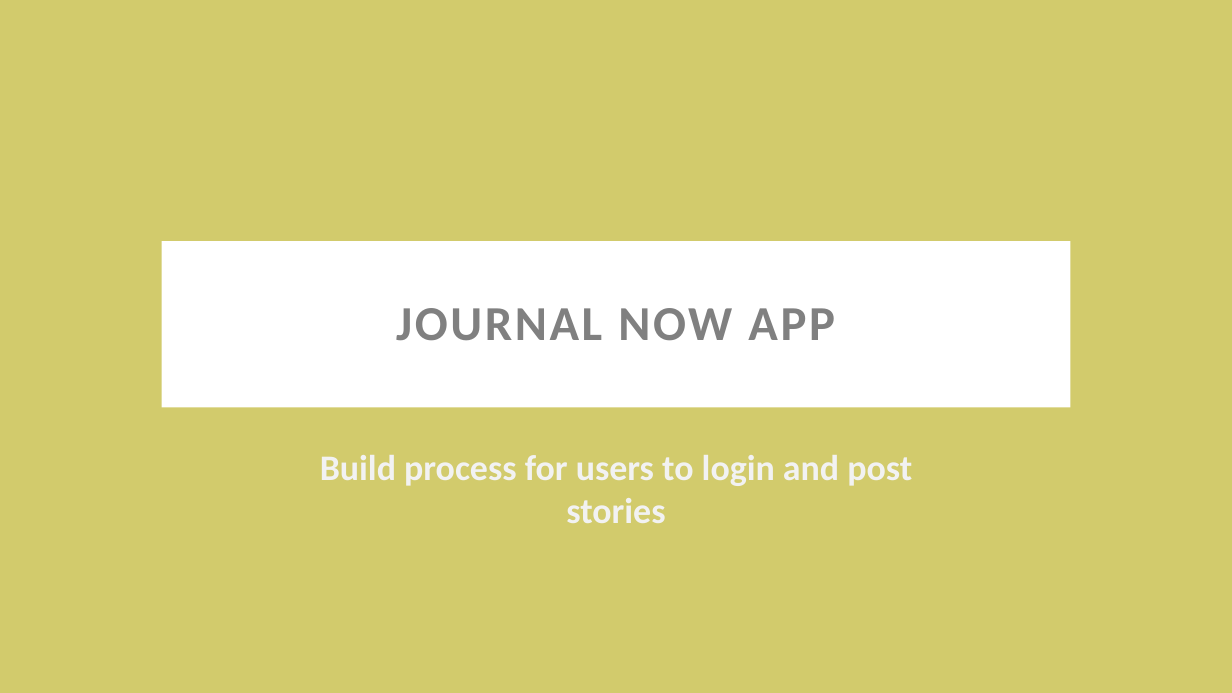
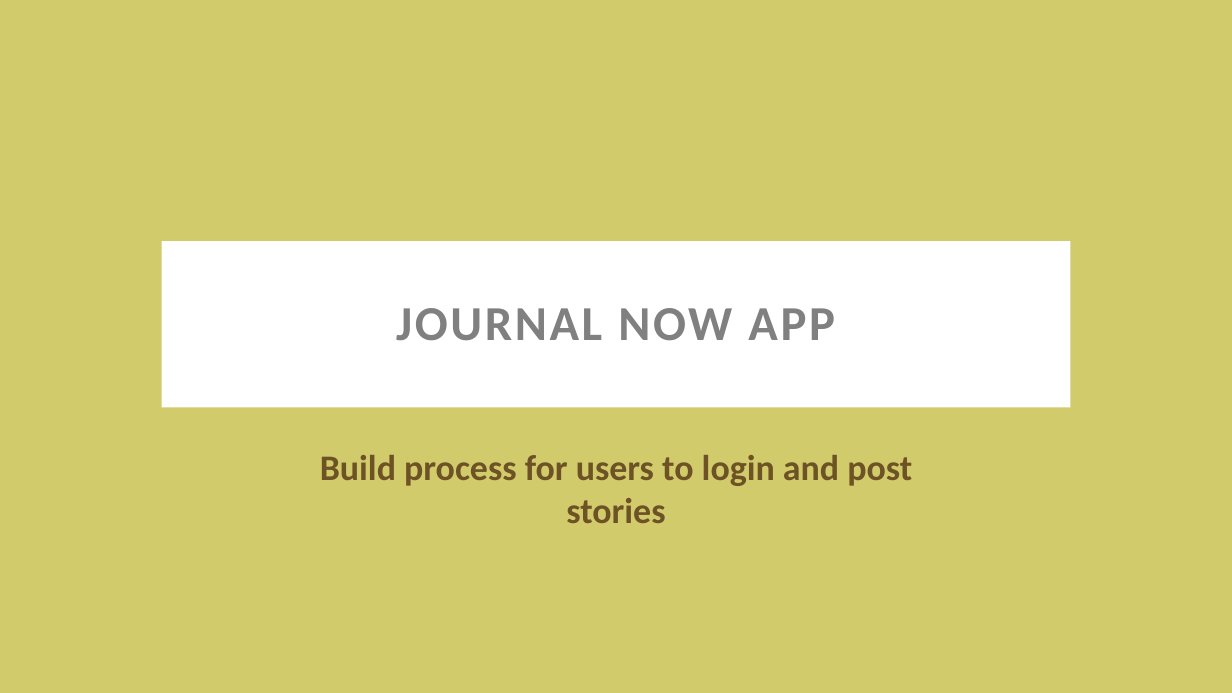
Before and after one commit to frankpjr1/Journal-Now-App, a slide deck: slide 1 of assets/Journal Now Presentation.pptx. Drawn at 1232x693 pixels with LibreOffice and Linux fonts; fonts in the diff are those of the drawing. Boxes give left, top, right and bottom in pixels: in the first picture for what was removed or moved away, otherwise in the second. Text is boxed around its words. In the diff, an @@ line names an element or a change of style, - is before the commit and + after.

```diff
--- a/assets/Journal Now Presentation.pptx
+++ b/assets/Journal Now Presentation.pptx
@@ subtitle "Build process for users to ..." at [320,455,912,523]: text colour #F2F2F2 to #6D5225 @@
```
Also in this commit, not shown: 7 other slides changed, 1 other file.
